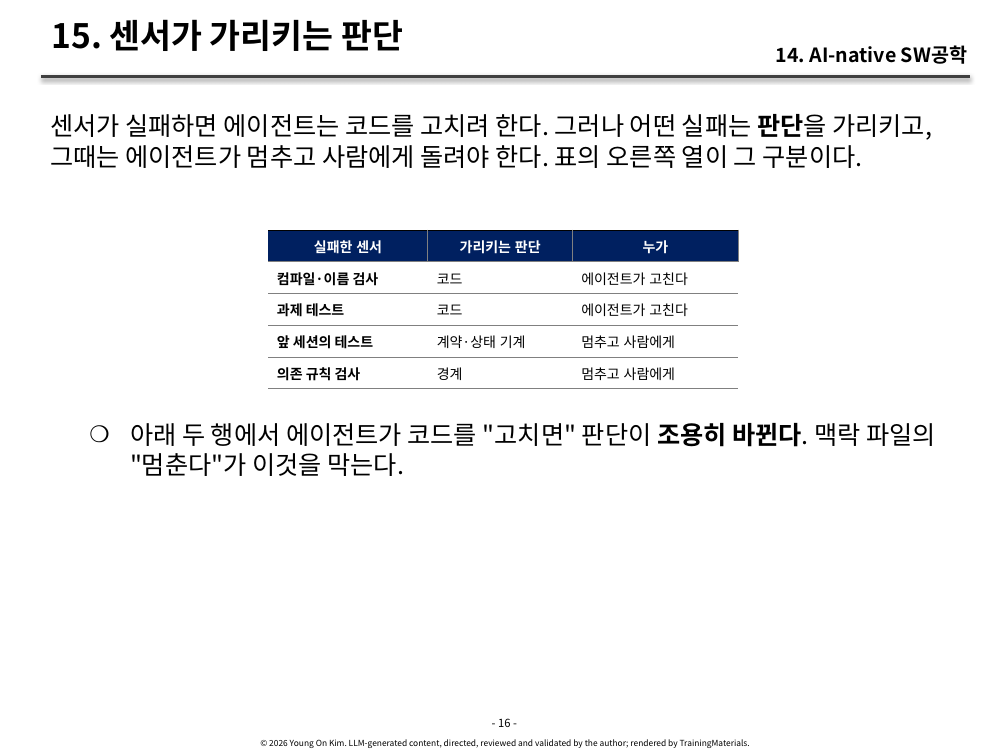
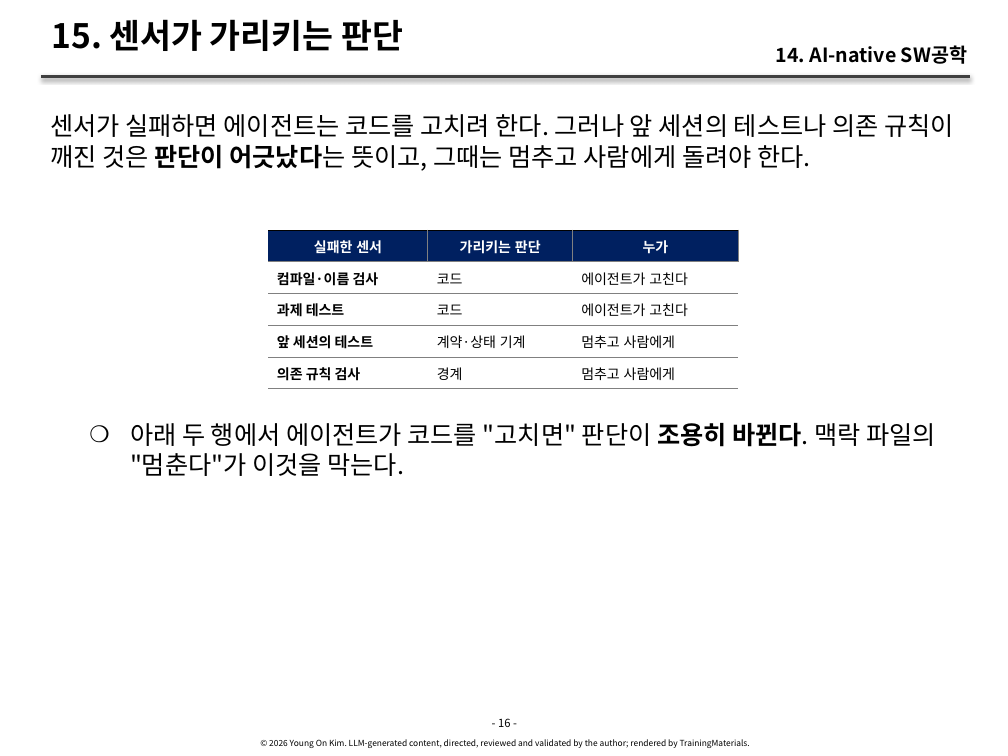
Before and after one commit to YoungSan77/TrainingMaterials, a slide deck: slide 16 of courses/ooad/sessions/s14.pptx. Drawn at 1008x756 pixels with LibreOffice and Linux fonts; fonts in the diff are those of the drawing. Boxes give left, top, right and bottom in pixels: in the first picture for what was removed or moved away, otherwise in the second. Text is boxed around its words. In the diff, an @@ line names an element or a change of style, - is before the commit and + after.

```diff
--- a/courses/ooad/sessions/s14.pptx
+++ b/courses/ooad/sessions/s14.pptx
@@ text at (50,114,954,171): text changed @@
-센서가 실패하면 에이전트는 코드를 고치려 한다. 그러나 어떤 실패는 판단을 가리키고, 그때는 에이전트가 멈추고 사람에게 돌려야 한다. 표의 오른쪽 열이 그 구분이다.
+센서가 실패하면 에이전트는 코드를 고치려 한다. 그러나 앞 세션의 테스트나 의존 규칙이 깨진 것은 판단이 어긋났다는 뜻이고, 그때는 멈추고 사람에게 돌려야 한다.
```
Also in this commit, not shown: 9 other files.
